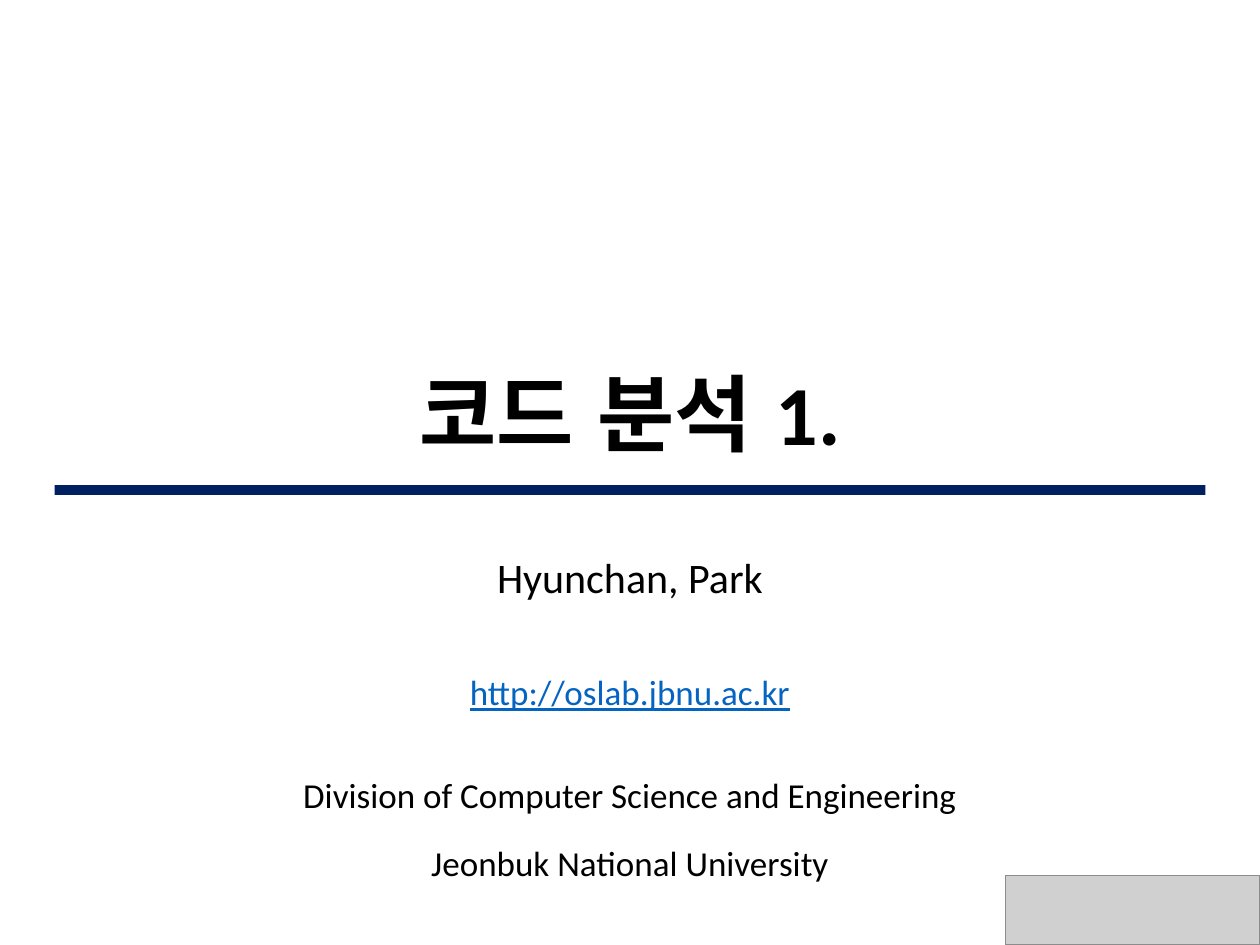
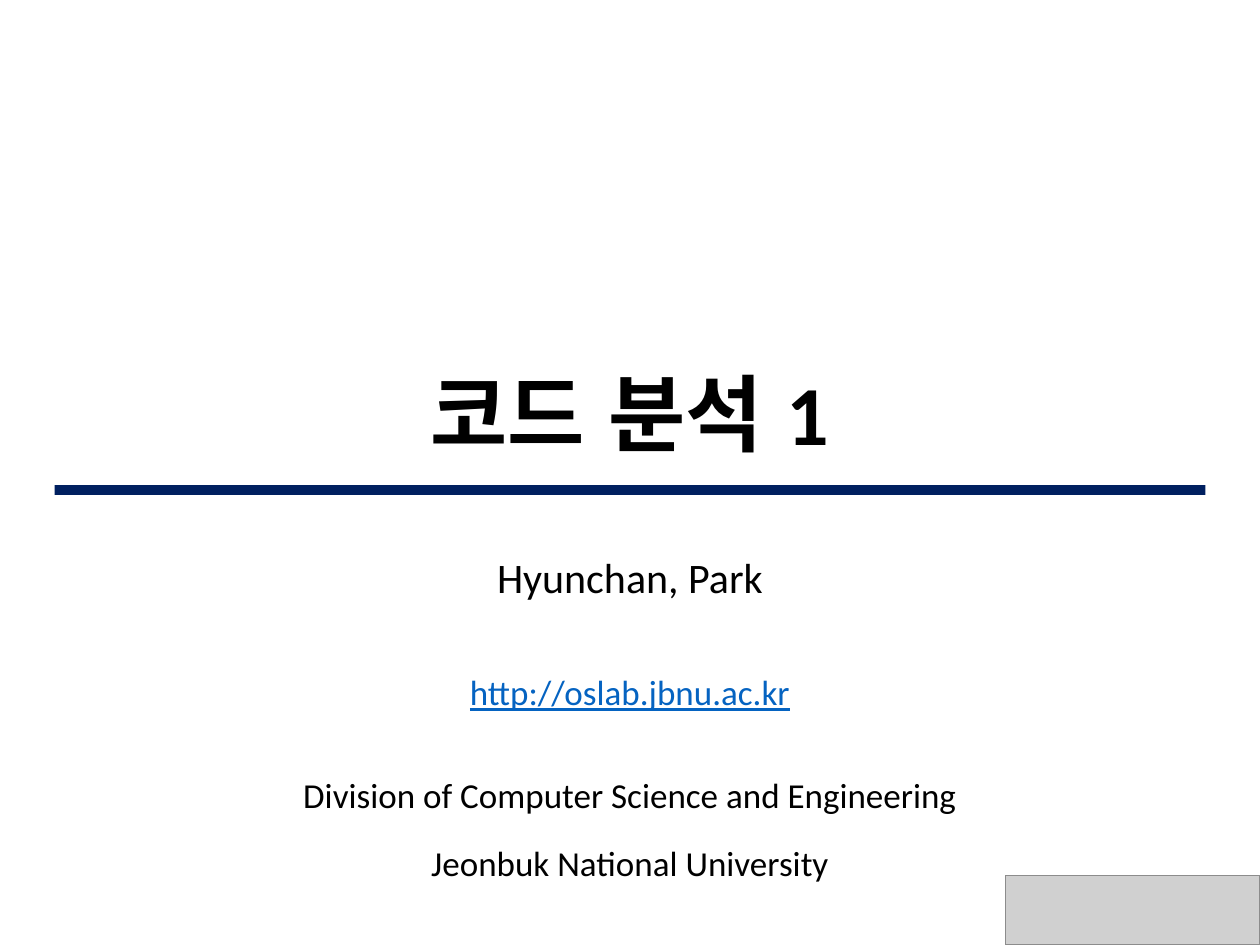
Before and after one commit to JBNU-JEduTools/osscourse, a slide deck: slide 1 of Slides/8. 코드 분석 1.pptx. Drawn at 1260x945 pixels with LibreOffice and Linux fonts; fonts in the diff are those of the drawing; grey boxes stand for pictures. Boxes give left, top, right and bottom in pixels: in the first picture for what was removed or moved away, otherwise in the second. Text is boxed around its words. In the diff, an @@ line names an element or a change of style, - is before the commit and + after.

```diff
--- a/Slides/8. 코드 분석 1.pptx
+++ b/Slides/8. 코드 분석 1.pptx
@@ title at (431, 374, 829, 453): text changed @@
-코드 분석 1.
+코드 분석 1
```
Also in this commit, not shown: 8 other slides changed, 15 slides added, 40 slides removed, 5 other files.
